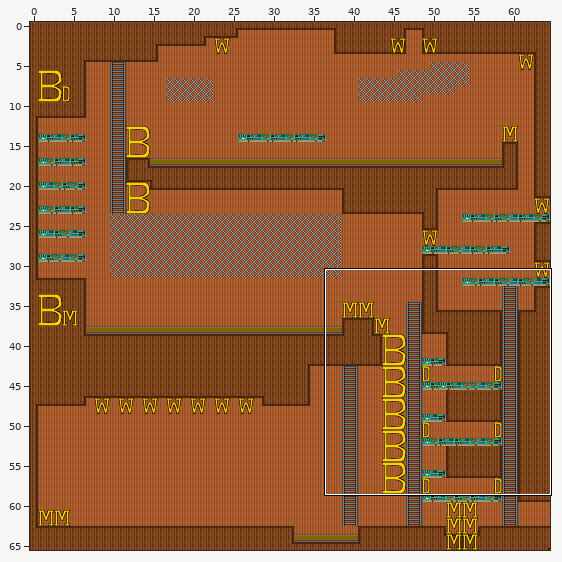
Two versions of a level (Tiled map, tiles_map/LevelComm.tmx). Above: a wide view before the commit, with the close-up outlined.
Close-up. Before the commit:
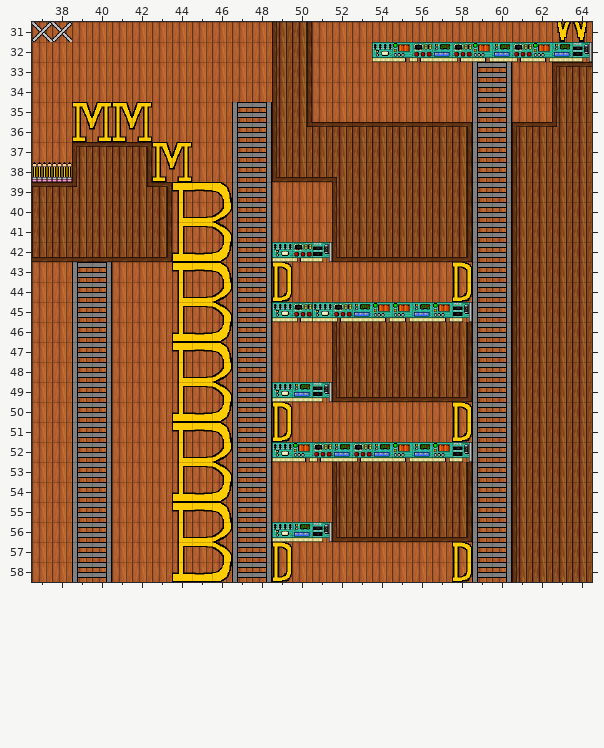
Cells are 32x32 px. Shown: x 37..64, y 31..58. The commit also changed other parts of the map, which this record leaves out.
And afterwards:
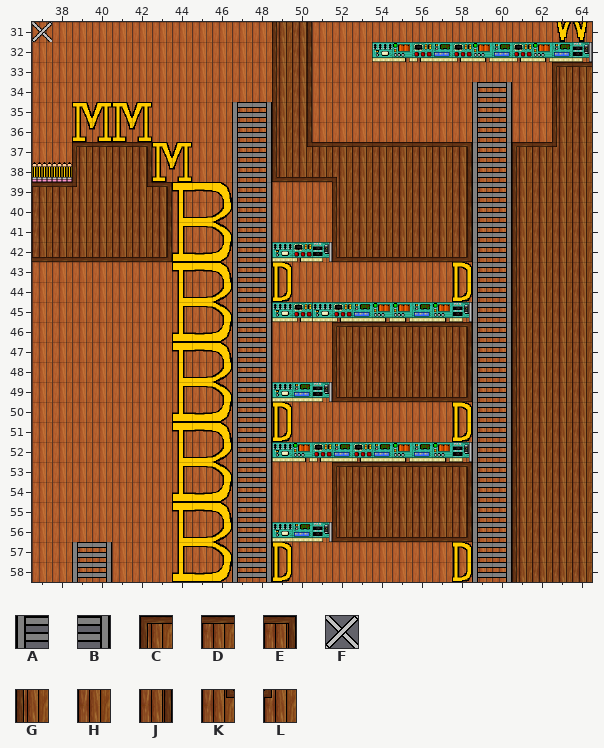
Key: from "set_comm": A 0, B 1, C 12, D 13, E 14, F 20, G 22, H 23, J 24, K 40, L 41.
_ is an empty cell.
Difference:
Layer "Terrain":
Tile G gives way to tile C in row 37 at x 61; in row 46 at x 52; in row 53 at x 52.
Tile H gives way to tile D in row 37 at x 51 to 57 and 62; in row 46 at x 53 to 57; in row 53 at x 53 to 57.
Tile J gives way to tile E in row 37 at x 58; in row 46 at x 58; in row 53 at x 58.
Tile L gives way to tile G in row 36 at x 63.
Tile K gives way to tile J in row 36 at x 50.
Tile H gives way to tile K in row 37 at x 50.
Tile H gives way to tile L in row 37 at x 63.
The author cleared tile C in row 36 at x 61.
The author cleared tile D in row 36 at x 51 to 57 and 62.
The author cleared tile E in row 36 at x 58.
Layer "FirstLayer":
The author cleared tile A in row 33 at x 59; in rows 43 to 56 at x 39.
The author cleared tile B in row 33 at x 60; in rows 43 to 56 at x 40.
The author cleared tile F in row 31 at x 38.
Changed places in both close-ups, as pixel boxes (x1, y1, x2, y2):
removed: (52, 22, 72, 42)
removed: (472, 62, 512, 82)
changed: (307, 122, 472, 147)
changed: (512, 122, 557, 147)
removed: (72, 262, 112, 542)
changed: (332, 322, 472, 327)
changed: (332, 462, 472, 467)
